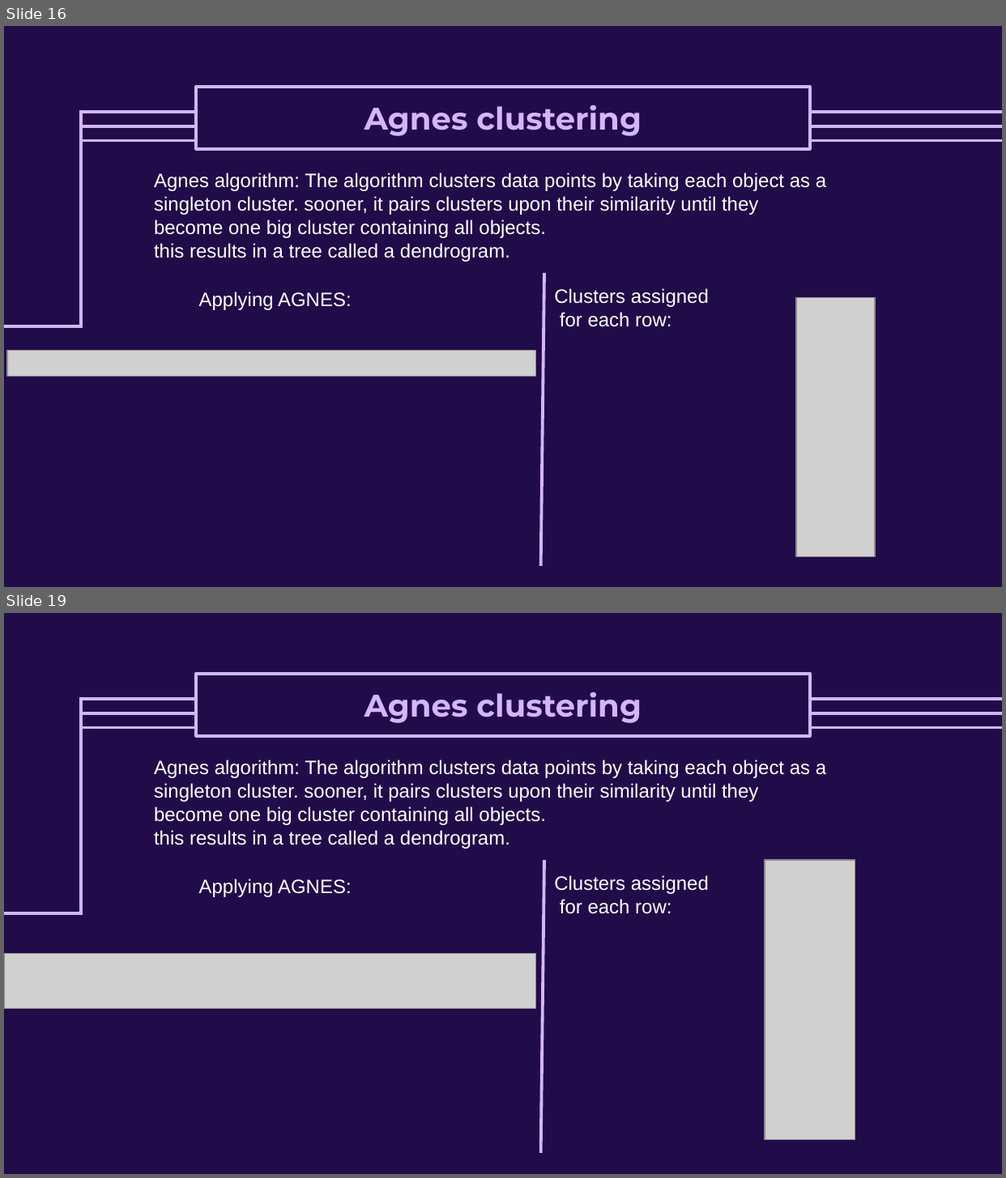
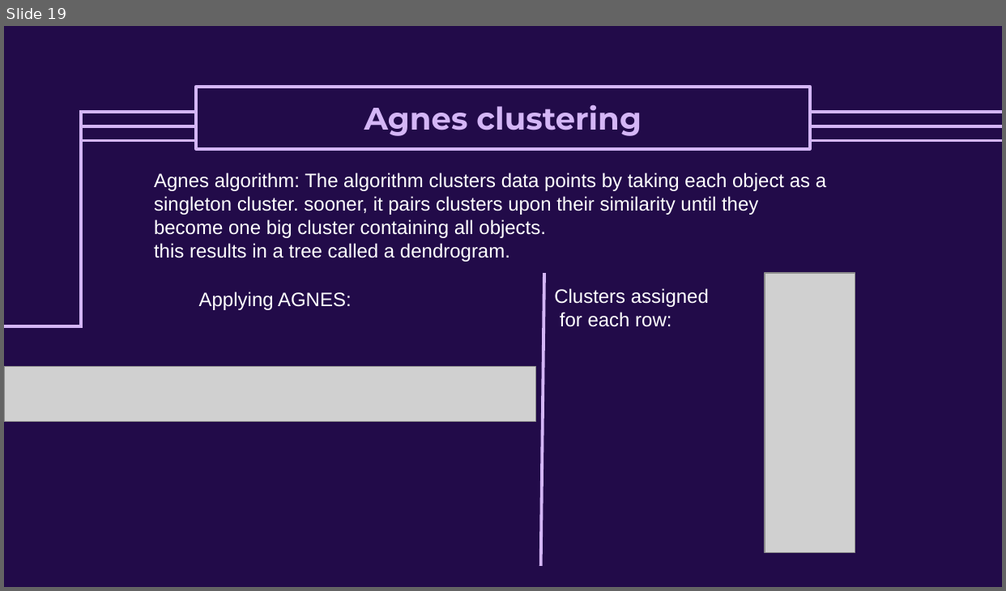
Before and after one commit to NurhandeAkyuz/Mice-Protein-Expression-Data-Analysis, a slide deck: Slides_data_mining_project2.pptx. Shown one above the other, each under a label of ours: slides 16 and 19 before the commit, slide 19 after it; the slides between them are not shown. The pictures are 1006x1178 and 1006x591 pixels, drawn with LibreOffice and Linux fonts; fonts in the diff are those of the drawing; grey boxes stand for pictures. Boxes give left, top, right and bottom in pixels: in the first picture for what was removed or moved away, otherwise in the second. Text is boxed around its words. In the diff, an @@ line names an element or a change of style, - is before the commit and + after.

```diff
--- a/Slides_data_mining_project2.pptx
+++ b/Slides_data_mining_project2.pptx
@@ slide 16 removed at (4, 26, 1002, 587), background #220B49 @@
@@ title removed at (197, 87, 810, 150) @@
-Agnes clustering
@@ line removed from (81, 109) to (81, 327) @@
@@ line removed from (83, 112) to (1002, 112) @@
@@ line removed from (83, 141) to (1002, 141) @@
@@ line removed from (83, 126) to (1002, 126) @@
@@ text removed at (154, 173, 826, 262) @@
-Agnes algorithm: The algorithm clusters data points by taking each object as a singleton cluster. sooner, it pairs clusters upon their similarity until they become one big cluster containing all objects.
-this results in a tree called a dendrogram.
@@ text removed at (199, 292, 351, 310) @@
-Applying AGNES:
@@ line removed from (544, 274) to (541, 566) @@
@@ text removed at (554, 288, 709, 327) @@
-Clusters assigned
-for each row:
@@ picture removed at (796, 298, 876, 558) @@
@@ line removed from (83, 327) to (4, 327) @@
@@ picture removed at (7, 350, 536, 376) @@
```
Also in this commit, not shown: 4 slides changed, 2 slides added, 1 other slide removed.
